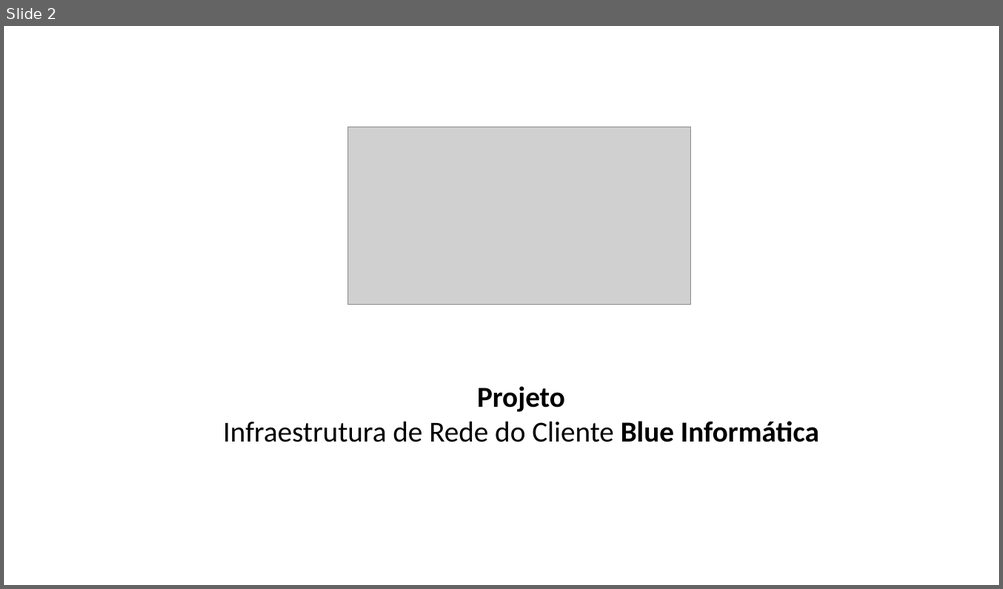
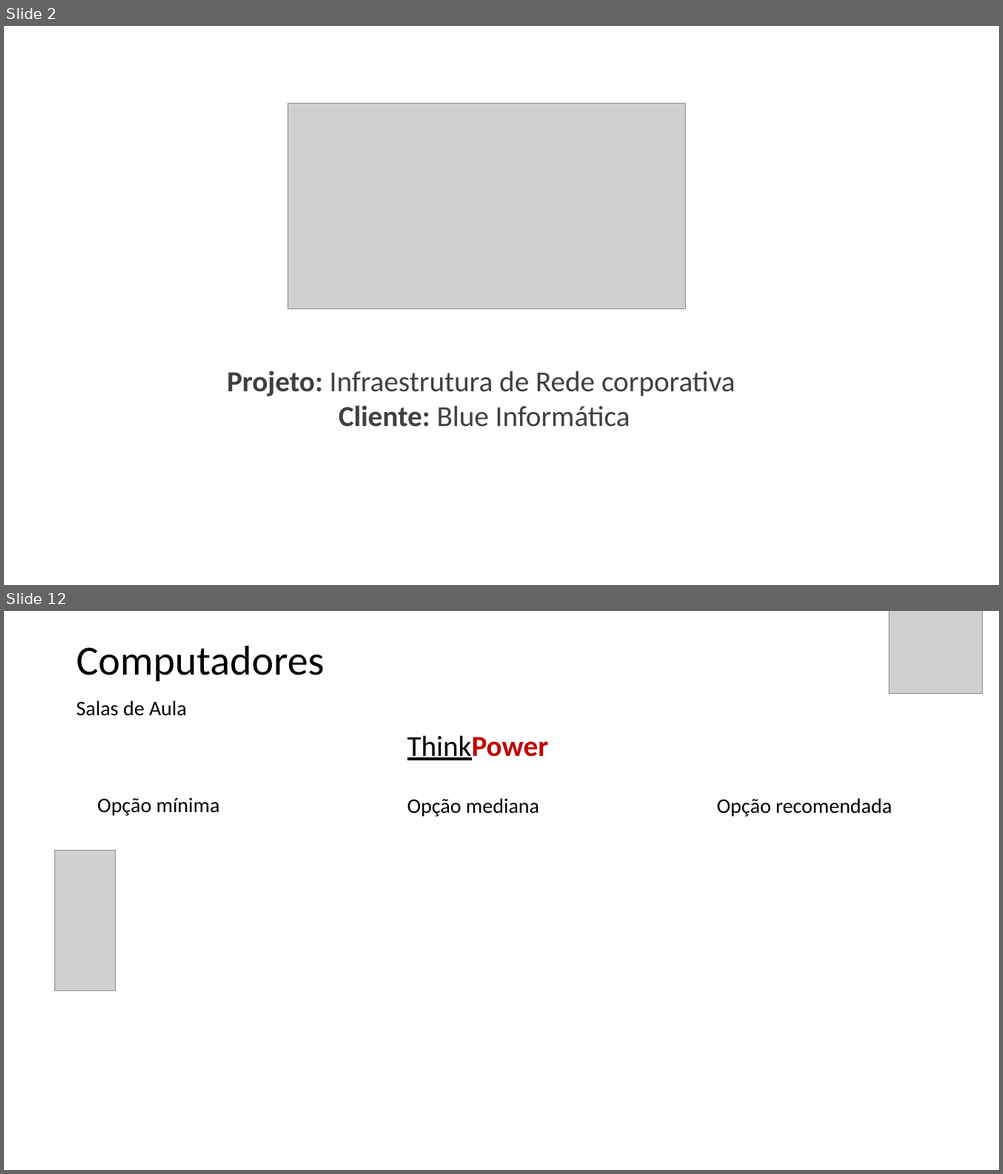
Before and after one commit to YuriSeugirdor/PIM4-GRUPO-C2, a slide deck: DOCUMENTACOES/SLIDE-PIM4.pptx. Shown one above the other, each under a label of ours: slide 2 before the commit, slides 2 and 12 after it; the slides between them are not shown. The pictures are 1003x589 and 1003x1174 pixels, drawn with LibreOffice and Linux fonts; fonts in the diff are those of the drawing; grey boxes stand for pictures. Boxes give left, top, right and bottom in pixels: in the first picture for what was removed or moved away, otherwise in the second. Text is boxed around its words. In the diff, an @@ line names an element or a change of style, - is before the commit and + after.

```diff
--- a/DOCUMENTACOES/SLIDE-PIM4.pptx
+++ b/DOCUMENTACOES/SLIDE-PIM4.pptx
@@ slide 12 added at (x1=4, y1=611, x2=999, y2=1170), background #FFFFFF @@
@@ picture added at (x1=889, y1=611, x2=982, y2=694) @@
@@ text added at (x1=77, y1=646, x2=324, y2=681), 40 pt, text #000000 @@
+Computadores
@@ text added at (x1=77, y1=701, x2=187, y2=716), 20 pt, text #000000 @@
+Salas de Aula
@@ text added at (x1=407, y1=735, x2=549, y2=760), 28 pt, text #000000, underline @@
+ThinkPower
@@ text added at (x1=97, y1=797, x2=220, y2=816), 20 pt, text #000000 @@
+Opção mínima
@@ text added at (x1=407, y1=798, x2=539, y2=817), 20 pt, text #000000 @@
+Opção mediana
@@ text added at (x1=717, y1=798, x2=891, y2=817), 20 pt, text #000000 @@
+Opção recomendada
@@ picture added at (x1=55, y1=851, x2=115, y2=991) @@
@@ slide 2 changed as well @@
@@ picture resized from (x1=348, y1=127, x2=691, y2=305) to (x1=288, y1=104, x2=686, y2=309) @@
@@ text at (x1=227, y1=371, x2=735, y2=427): text changed; text colour #000000 to #404040 @@
-Projeto
-Infraestrutura de Rede do Cliente Blue Informática
+Projeto: Infraestrutura de Rede corporativa
+Cliente: Blue Informática
```
Also in this commit, not shown: 1 other slide changed, 10 other slides added, 19 other files.
